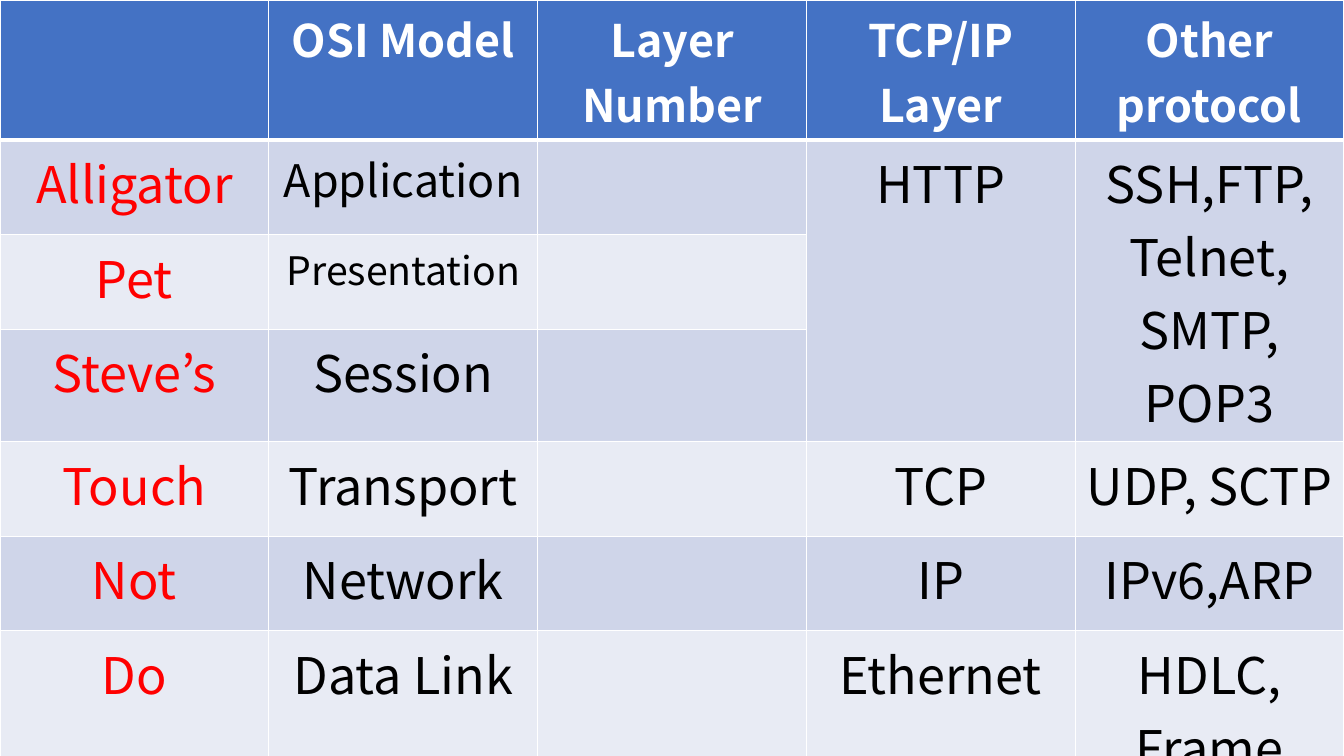
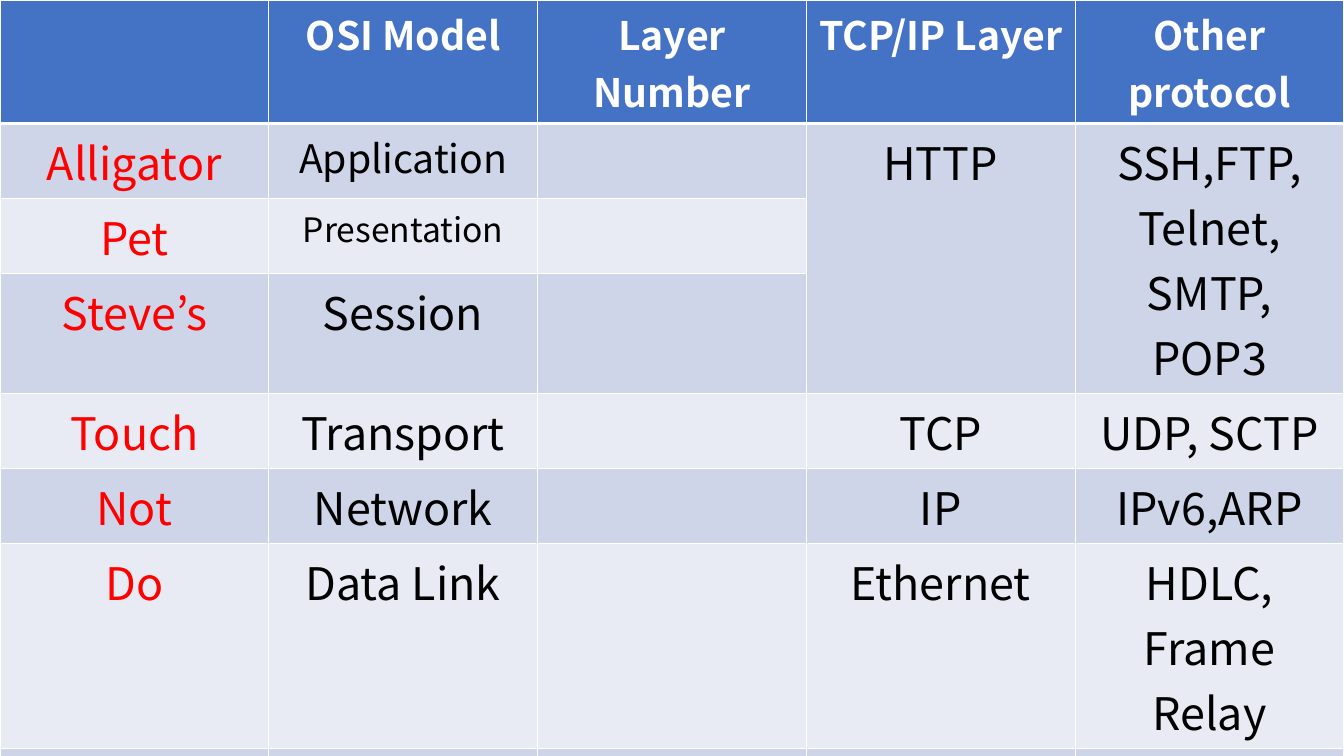
Before and after one commit to gnbon/osi-and-tcp, a slide deck: slide 1 of OSI-and-TCP.pptx. Drawn at 1344x756 pixels with LibreOffice and Linux fonts; fonts in the diff are those of the drawing. Boxes give left, top, right and bottom in pixels: in the first picture for what was removed or moved away, otherwise in the second. Text is boxed around its words. In the diff, an @@ line names an element or a change of style, - is before the commit and + after.

```diff
--- a/OSI-and-TCP.pptx
+++ b/OSI-and-TCP.pptx
@@ table at bbox=[0, 0, 1344, 756] @@
@@ size 32 to 28 pt in "OSI Model", "Layer Number", "TCP/IP Layer", "Other protocol" and 1 more places @@
@@ size 36 to 32 pt in "Alligator", "HTTP", "SSH,FTP, Telnet, SMTP, POP3", "Pet" and 16 more places @@
@@ size 28 to 24 pt in "Presentation" @@
```
Also in this commit, not shown: 1 other file.
